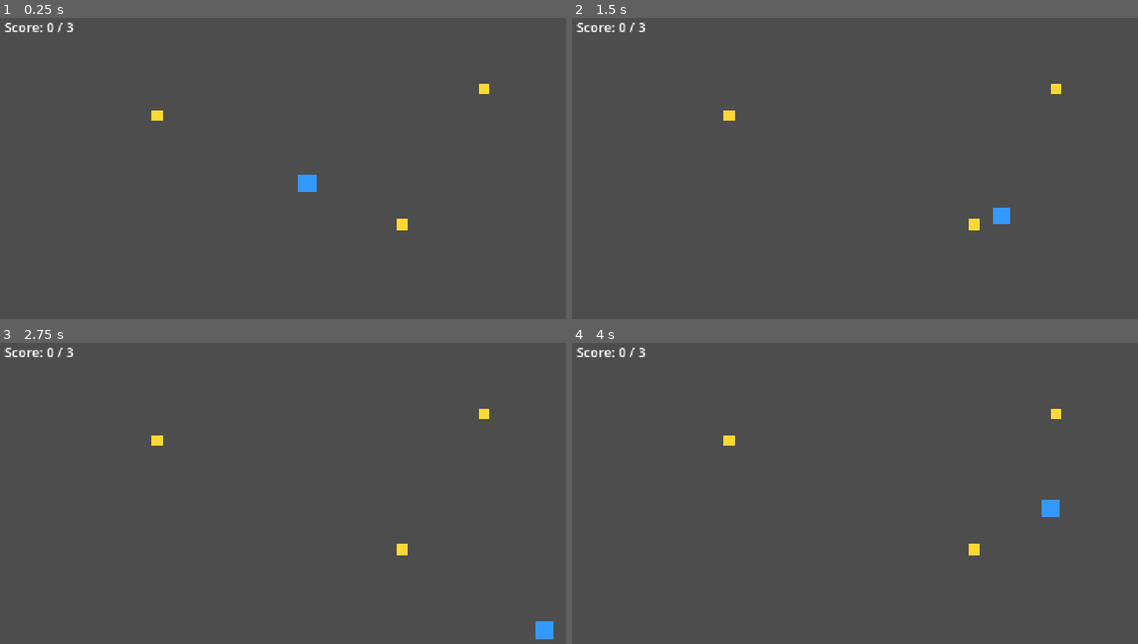
Above: before the commit, frames 1-4 (two rows, left to right).
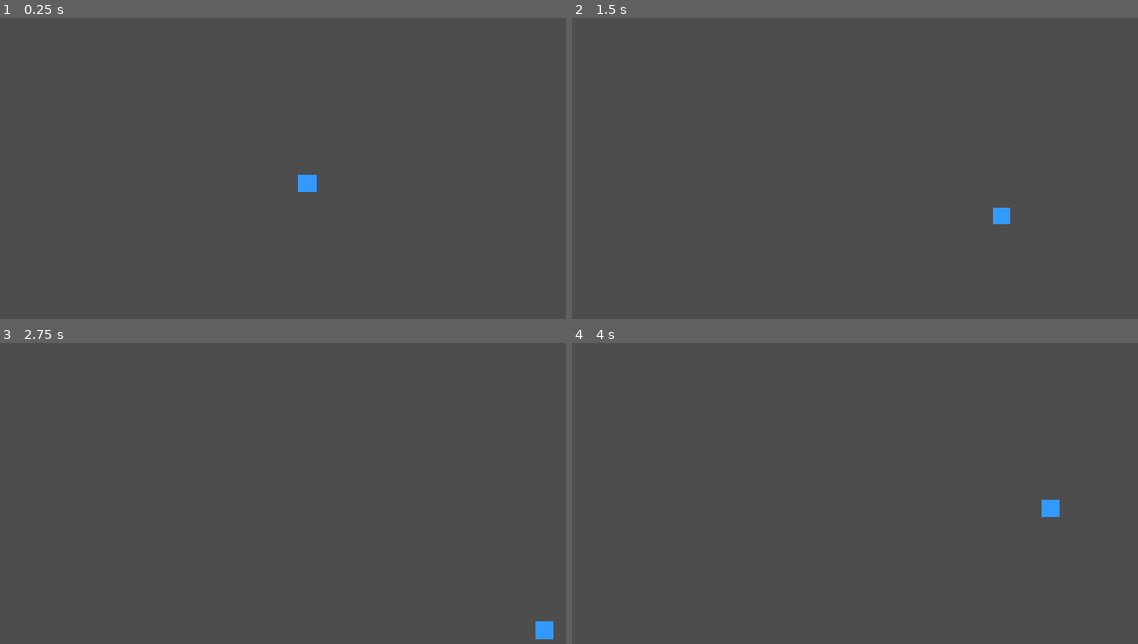
Above: after the commit, the same moments.

Repository: kimtuna/test_game
Game: Godot game, scene res://scenes/Main.tscn
Same seed, same stepped clock (60 frames per second), same inputs: the game is played once before the commit and once after it.
Inputs:
- Up to frame 1 (0.25 s): no input
- Up to frame 2 (1.5 s): tap Enter at 0.5 s; hold Right (ui_right) 0.53-1.28 s; hold Down (ui_down) from 1.28 s (still down)
- Up to frame 3 (2.75 s): release Down (ui_down) at 2.03 s; hold Right (ui_right) from 2.03 s (still down)
- Up to frame 4 (4 s): release Right (ui_right) at 2.78 s; hold Up (ui_up) 2.78-3.53 s; hold Left (ui_left) from 3.53 s (still down)

The runs differ from the first frame. In frame 1, 0.4% of the frame differs, in the area x 0-87%, y 1-71%; in frame 2, 0.4%; in frame 3, 0.4%; in frame 4, 0.4%.

Commit message:
refactor: 구 아이템수집/점수/클리어 프로토타입 제거, 새 기획(나만의 섬)에 맞춰 Main.tscn을 Player만 남기고 정리
inbox #1 지시에 따라 이전 design.md(탑다운 수집 프로토타입) 기준으로 만들어진
Item.tscn/item.gd, main.gd의 점수·클리어 로직, 관련 헤드리스 테스트를 제거.
Player 이동 스크립트는 새 기획에서도 재사용 가능해 그대로 유지.

Diff:
--- a/scenes/Item.tscn
+++ /dev/null
@@ -1,14 +0,0 @@
-[gd_scene load_steps=3 format=3]
-
-[ext_resource type="Script" path="res://scripts/item.gd" id="1"]
-
-[sub_resource type="RectangleShape2D" id="RectangleShape2D_1"]
-size = Vector2(20, 20)
-
-[node name="Item" type="Area2D"]
-script = ExtResource("1")
-
-[node name="Sprite2D" type="Sprite2D" parent="."]
-
-[node name="CollisionShape2D" type="CollisionShape2D" parent="."]
-shape = SubResource("RectangleShape2D_1")
--- a/scenes/Main.tscn
+++ b/scenes/Main.tscn
@@ -1,45 +1,8 @@
-[gd_scene load_steps=4 format=3]
+[gd_scene load_steps=2 format=3]
 
 [ext_resource type="PackedScene" path="res://scenes/Player.tscn" id="1"]
-[ext_resource type="PackedScene" path="res://scenes/Item.tscn" id="2"]
-[ext_resource type="Script" path="res://scripts/main.gd" id="3"]
 
 [node name="Main" type="Node2D"]
-script = ExtResource("3")
 
 [node name="Player" parent="." instance=ExtResource("1")]
 position = Vector2(576, 324)
-
-[node name="Item" parent="." instance=ExtResource("2")]
-position = Vector2(750, 400)
-
-[node name="Item2" parent="." instance=ExtResource("2")]
-position = Vector2(300, 200)
-
-[node name="Item3" parent="." instance=ExtResource("2")]
-position = Vector2(900, 150)
-
-[node name="UI" type="CanvasLayer" parent="."]
-
-[node name="ScoreLabel" type="Label" parent="UI"]
-offset_left = 20.0
-offset_top = 20.0
-offset_right = 220.0
-offset_bottom = 60.0
-theme_override_font_sizes/font_size = 24
-text = "Score: 0"
-
-[node name="ClearLabel" type="Label" parent="UI"]
-visible = false
-anchor_left = 0.5
-anchor_top = 0.5
-anchor_right = 0.5
-anchor_bottom = 0.5
-offset_left = -200.0
-offset_top = -40.0
-offset_right = 200.0
-offset_bottom = 40.0
-theme_override_font_sizes/font_size = 48
-horizontal_alignment = 1
-vertical_alignment = 1
-text = "Clear!"
--- a/scripts/item.gd
+++ /dev/null
@@ -1,17 +0,0 @@
-extends Area2D
-
-signal collected
-
-@onready var sprite: Sprite2D = $Sprite2D
-
-func _ready() -> void:
-	add_to_group("items")
-	body_entered.connect(_on_body_entered)
-	var image := Image.create(20, 20, false, Image.FORMAT_RGBA8)
-	image.fill(Color(1.0, 0.85, 0.2))
-	sprite.texture = ImageTexture.create_from_image(image)
-
-func _on_body_entered(body: Node2D) -> void:
-	if body.is_in_group("player"):
-		collected.emit()
-		queue_free()
--- a/scripts/main.gd
+++ /dev/null
@@ -1,23 +0,0 @@
-extends Node2D
-
-var score := 0
-var total_items := 0
-
-@onready var score_label: Label = $UI/ScoreLabel
-@onready var clear_label: Label = $UI/ClearLabel
-
-func _ready() -> void:
-	var items := get_tree().get_nodes_in_group("items")
-	total_items = items.size()
-	for item in items:
-		item.collected.connect(_on_item_collected)
-	_update_label()
-
-func _on_item_collected() -> void:
-	score += 1
-	_update_label()
-	if score >= total_items:
-		clear_label.visible = true
-
-func _update_label() -> void:
-	score_label.text = "Score: %d / %d" % [score, total_items]
--- a/tests/loop_headless_test.gd
+++ /dev/null
@@ -1,57 +0,0 @@
-extends SceneTree
-
-# 헤드리스(비대화형) 환경에서 핵심 루프(이동 → 수집 → 점수 → 클리어)를
-# 실제로 Main.tscn을 실행해 검증하는 통합 테스트.
-# 실행: godot --headless --path . --script res://tests/loop_headless_test.gd
-# player를 각 아이템 위치로 순간이동시켜 실제 Area2D 충돌을 물리 프레임으로 발생시킨다.
-
-func _initialize() -> void:
-	var main: Node2D = load("res://scenes/Main.tscn").instantiate()
-	root.add_child(main)
-	await process_frame
-
-	var player: Node2D = main.get_node("Player")
-	var items := get_nodes_in_group("items").duplicate()
-
-	if items.is_empty():
-		_fail("아이템이 하나도 없음 (Main.tscn 배치 확인 필요)")
-		return
-
-	for item in items:
-		if not is_instance_valid(item):
-			continue
-		player.global_position = item.global_position
-		for i in range(5):
-			await physics_frame
-
-	await process_frame
-
-	var ok := true
-	var score_label: Label = main.get_node("UI/ScoreLabel")
-	var clear_label: Label = main.get_node("UI/ClearLabel")
-
-	var expected_score_text := "Score: %d / %d" % [main.total_items, main.total_items]
-	if score_label.text != expected_score_text:
-		push_error("FAIL: ScoreLabel = '%s', expected '%s'" % [score_label.text, expected_score_text])
-		ok = false
-
-	if not clear_label.visible:
-		push_error("FAIL: ClearLabel이 표시되지 않음")
-		ok = false
-
-	var remaining := get_nodes_in_group("items")
-	if remaining.size() != 0:
-		push_error("FAIL: 아이템이 %d개 남아있음 (전부 수집되어야 함)" % remaining.size())
-		ok = false
-
-	if ok:
-		print("HEADLESS_LOOP_TEST: PASS (score=%s, clear=%s)" % [score_label.text, clear_label.visible])
-		quit(0)
-	else:
-		print("HEADLESS_LOOP_TEST: FAIL")
-		quit(1)
-
-func _fail(msg: String) -> void:
-	push_error("FAIL: %s" % msg)
-	print("HEADLESS_LOOP_TEST: FAIL")
-	quit(1)
